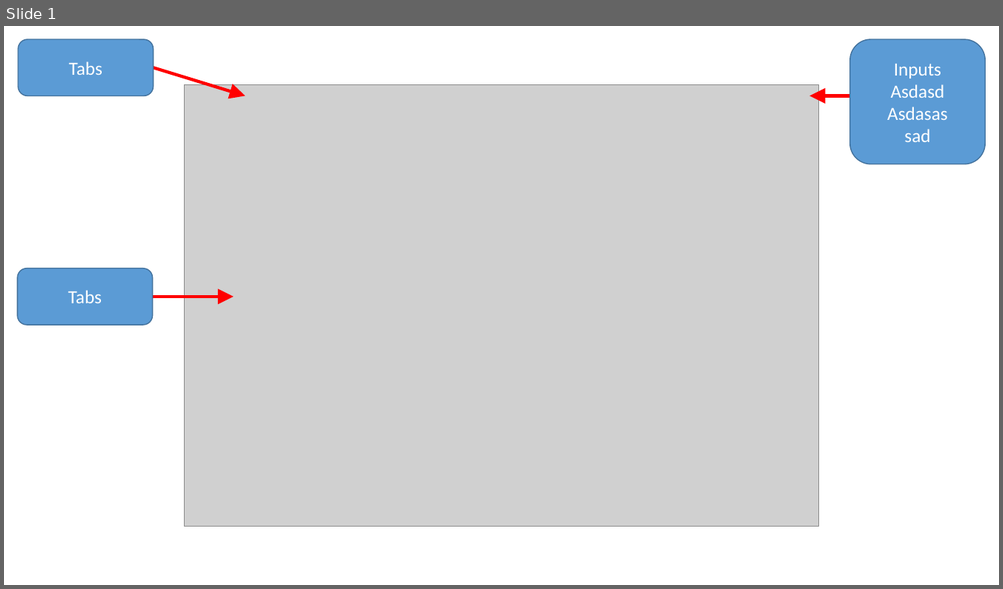
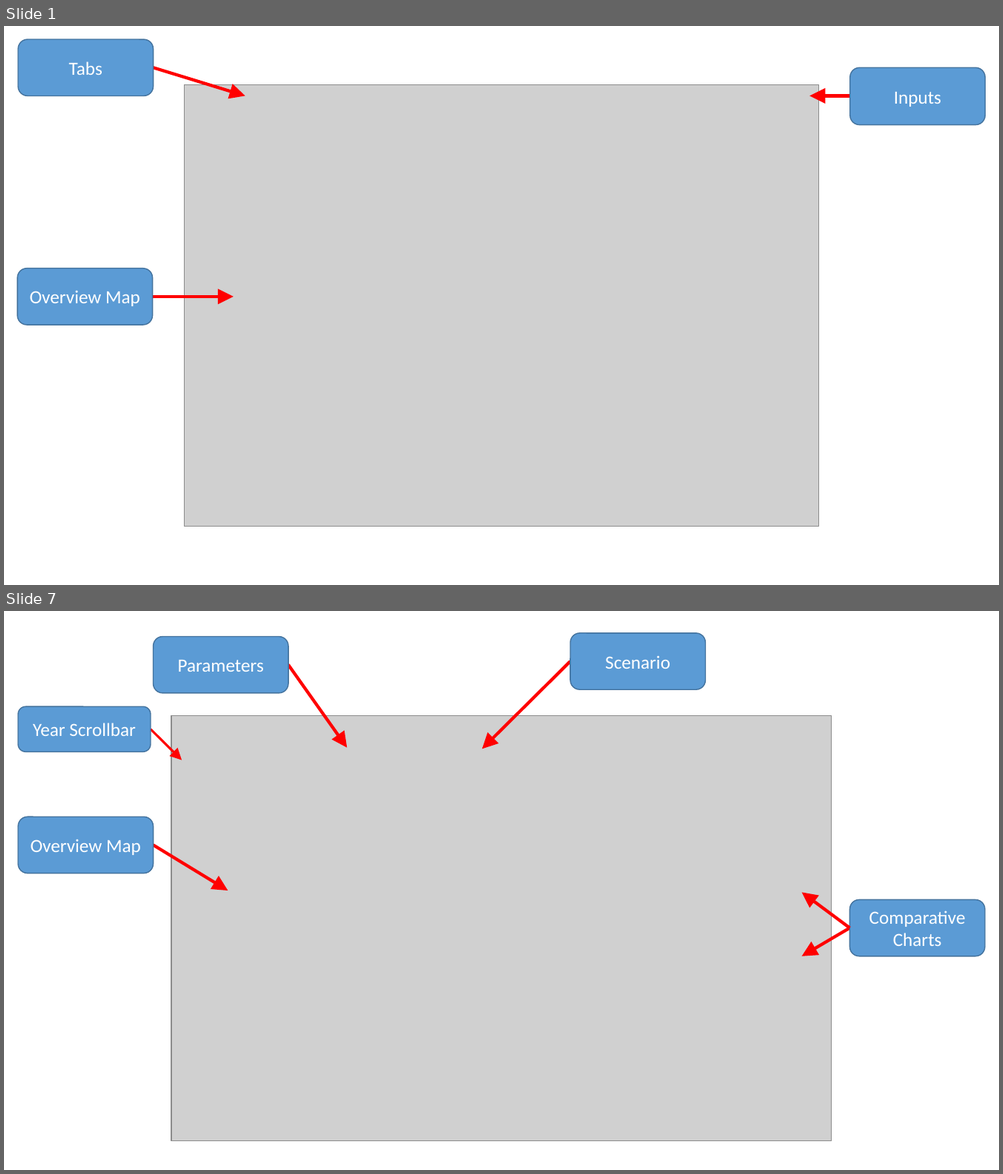
Before and after one commit to JGCRI/argus, a slide deck: vignettes/vignetteFigs/00vignetteFigs.pptx. Shown one above the other, each under a label of ours: slide 1 before the commit, slides 1 and 7 after it; the slides between them are not shown. The pictures are 1003x589 and 1003x1174 pixels, drawn with LibreOffice and Linux fonts; fonts in the diff are those of the drawing; grey boxes stand for pictures. Boxes give left, top, right and bottom in pixels: in the first picture for what was removed or moved away, otherwise in the second. Text is boxed around its words. In the diff, an @@ line names an element or a change of style, - is before the commit and + after.

```diff
--- a/vignettes/vignetteFigs/00vignetteFigs.pptx
+++ b/vignettes/vignetteFigs/00vignetteFigs.pptx
@@ slide 7 added at (4, 611, 999, 1170), background #FFFFFF @@
@@ rounded rectangle added at (153, 636, 288, 693), fill #5B9BD5, outline #43739E 1 pt, 18 pt, text #FFFFFF @@
+Parameters
@@ rounded rectangle added at (570, 633, 706, 690), fill #5B9BD5, outline #43739E 1 pt, 18 pt, text #FFFFFF @@
+Scenario
@@ arrow added from (288, 665) to (347, 748), #FF0000 3 pt @@
@@ arrow added from (570, 661) to (482, 749), #FF0000 3 pt @@
@@ rounded rectangle added at (18, 706, 151, 752), fill #5B9BD5, outline #43739E 1 pt, 18 pt, text #FFFFFF @@
+Year Scrollbar
@@ picture added at (171, 716, 831, 1142) @@
@@ arrow added from (151, 729) to (182, 760), #FF0000 2.25 pt @@
@@ rounded rectangle added at (18, 817, 153, 874), fill #5B9BD5, outline #43739E 1 pt, 18 pt, text #FFFFFF @@
+Overview Map
@@ arrow added from (153, 846) to (227, 891), #FF0000 3 pt @@
@@ arrow added from (849, 928) to (802, 892), #FF0000 3 pt @@
@@ rounded rectangle added at (849, 900, 984, 957), fill #5B9BD5, outline #43739E 1 pt, 18 pt, text #FFFFFF @@
+Comparative Charts
@@ arrow added from (849, 928) to (802, 957), #FF0000 3 pt @@
@@ slide 1 changed as well @@
@@ rounded rectangle "Inputs": place and size @@
-rounded rectangle "Inputs" at (850, 39, 985, 164)
+rounded rectangle "Inputs" at (850, 67, 985, 125)
@@ text in rounded rectangle at (887, 84, 947, 142): paragraphs removed @@
-Asdasd
-Asdasas
-sad
@@ text in rounded rectangle at (30, 291, 140, 306): text changed @@
-Tabs
+Overview Map
```
Also in this commit, not shown: 9 other slides added, 10 other files.
